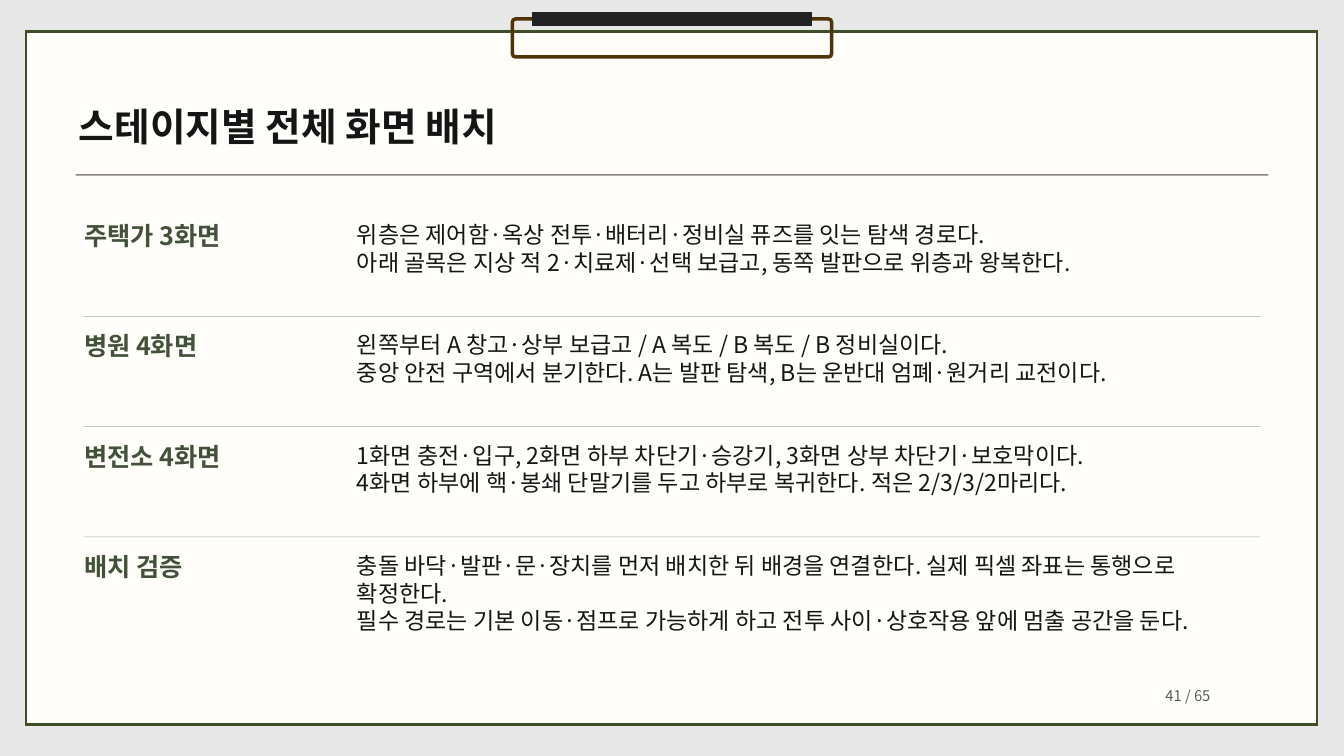
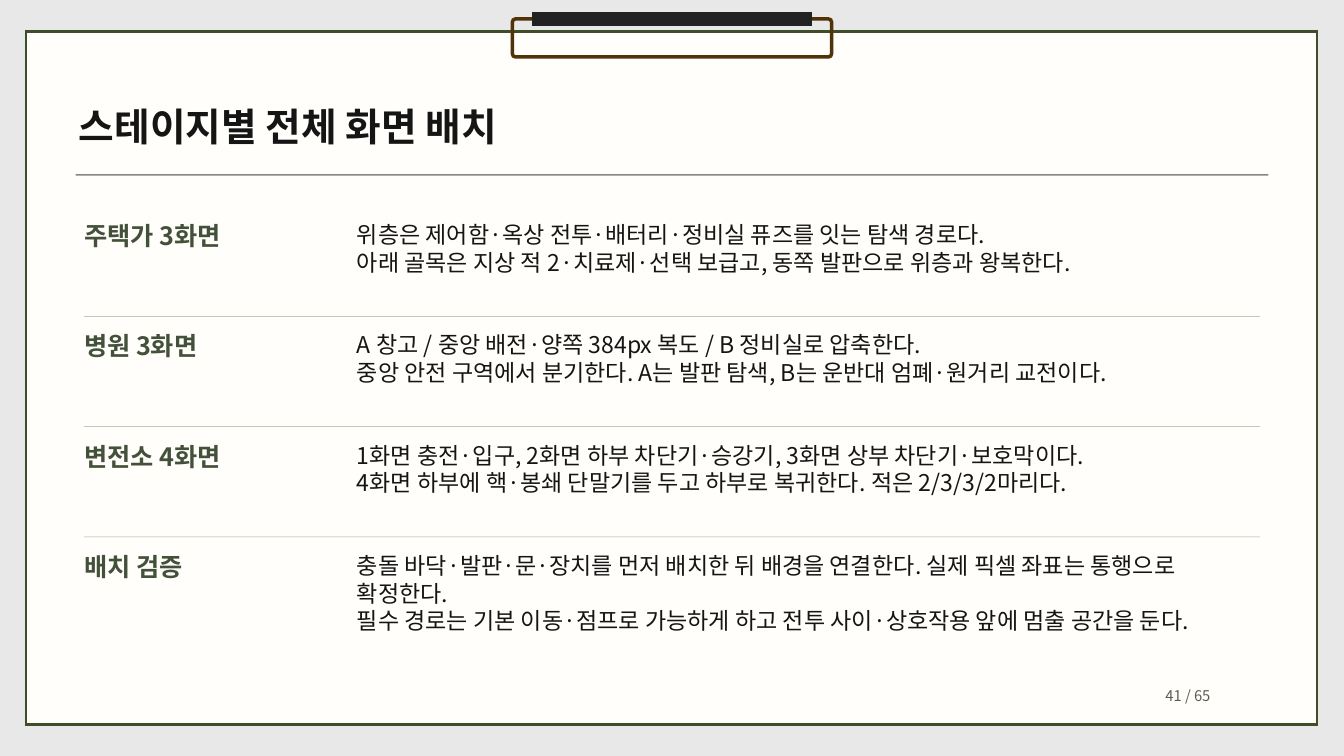
Before and after one commit to dbguswh/2Dgame_project, a slide deck: slide 41 of 2D게임프로그래밍 기획서.pptx. Drawn at 1344x756 pixels with LibreOffice and Linux fonts; fonts in the diff are those of the drawing. Boxes give left, top, right and bottom in pixels: in the first picture for what was removed or moved away, otherwise in the second. Text is boxed around its words. In the diff, an @@ line names an element or a change of style, - is before the commit and + after.

Commit message:
기획서의 병원 규모 진행 화면과 광륜 휴대 설명을 현재 게임에 맞춤

```diff
--- a/2D게임프로그래밍 기획서.pptx
+++ b/2D게임프로그래밍 기획서.pptx
@@ text at <box>84,334,197,358</box>: text changed @@
-병원 4화면
+병원 3화면
@@ text at <box>357,334,921,359</box>: text changed @@
-왼쪽부터 A 창고·상부 보급고 / A 복도 / B 복도 / B 정비실이다.
+A 창고 / 중앙 배전·양쪽 384px 복도 / B 정비실로 압축한다.
```
Also in this commit, not shown: 3 other slides changed, 1 other file.
